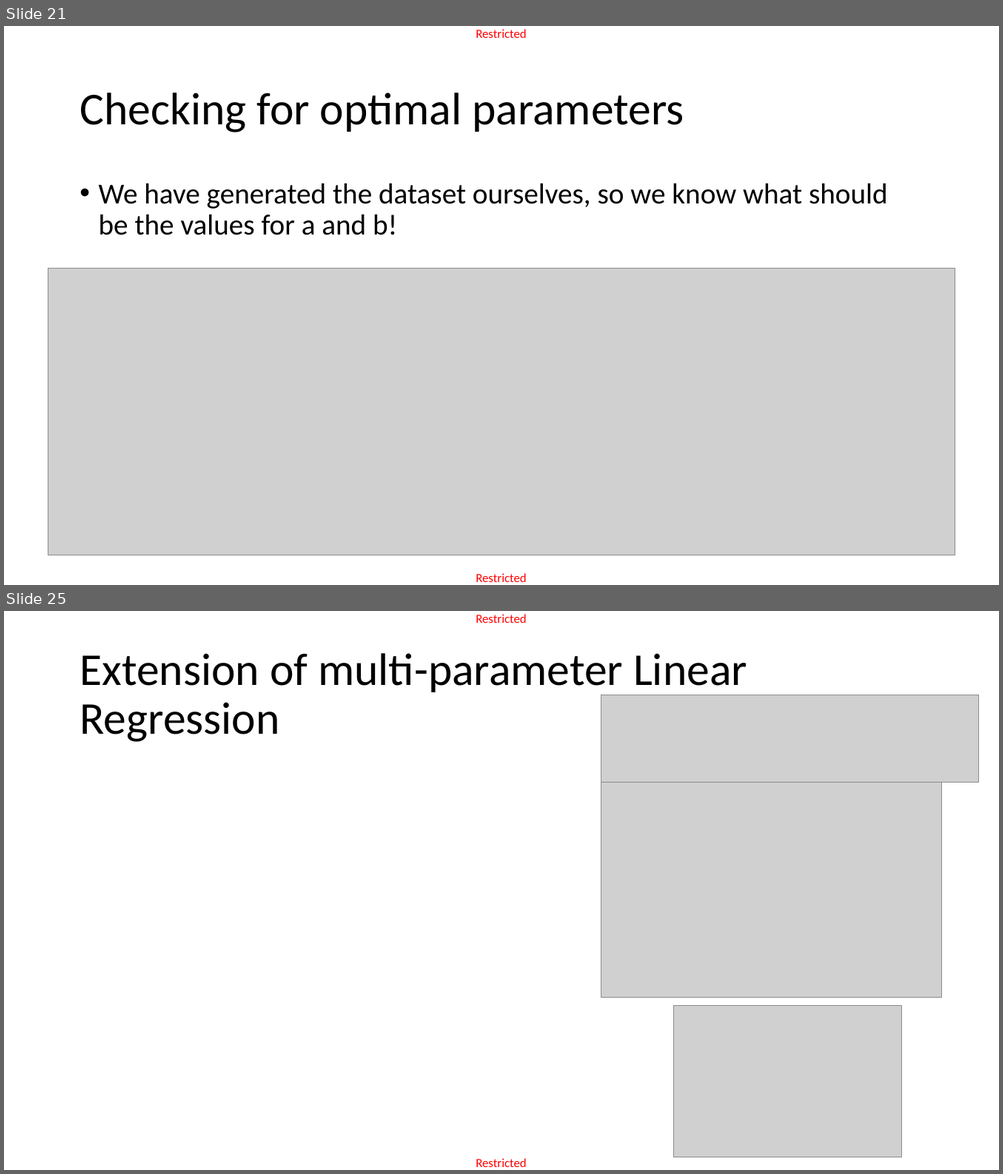
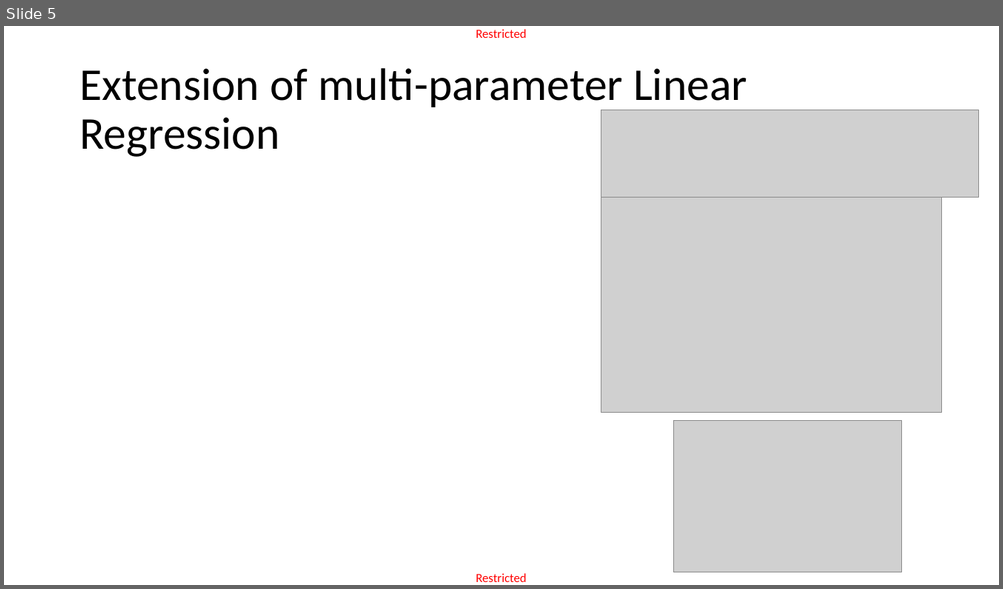
Before and after one commit to matthieudemari/SUTD_DL_50_039, a slide deck: W1/2. W1S2 final/W1S2.pptx. Shown one above the other, each under a label of ours: slides 21 and 25 before the commit, slide 5 after it; the slides between them are not shown. The pictures are 1003x1174 and 1003x589 pixels, drawn with LibreOffice and Linux fonts; fonts in the diff are those of the drawing; grey boxes stand for pictures. Boxes give left, top, right and bottom in pixels: in the first picture for what was removed or moved away, otherwise in the second. Text is boxed around its words. In the diff, an @@ line names an element or a change of style, - is before the commit and + after.

```diff
--- a/W1/2. W1S2 final/W1S2.pptx
+++ b/W1/2. W1S2 final/W1S2.pptx
@@ slide 21 removed at (x1=4, y1=26, x2=999, y2=585), background #FFFFFF; not listed: 2 template elements that a slide beside it also shows @@
@@ title removed at (x1=79, y1=93, x2=683, y2=133) @@
-Checking for optimal parameters
@@ text removed at (x1=99, y1=183, x2=888, y2=235) @@
-• We have generated the dataset ourselves, so we know what should be the values for a and b!
@@ picture removed at (x1=48, y1=268, x2=955, y2=556) @@
@@ what was slide 25 is now slide 5 @@
```
Also in this commit, not shown: 1 slide added, 21 other slides removed, 7 other files.
